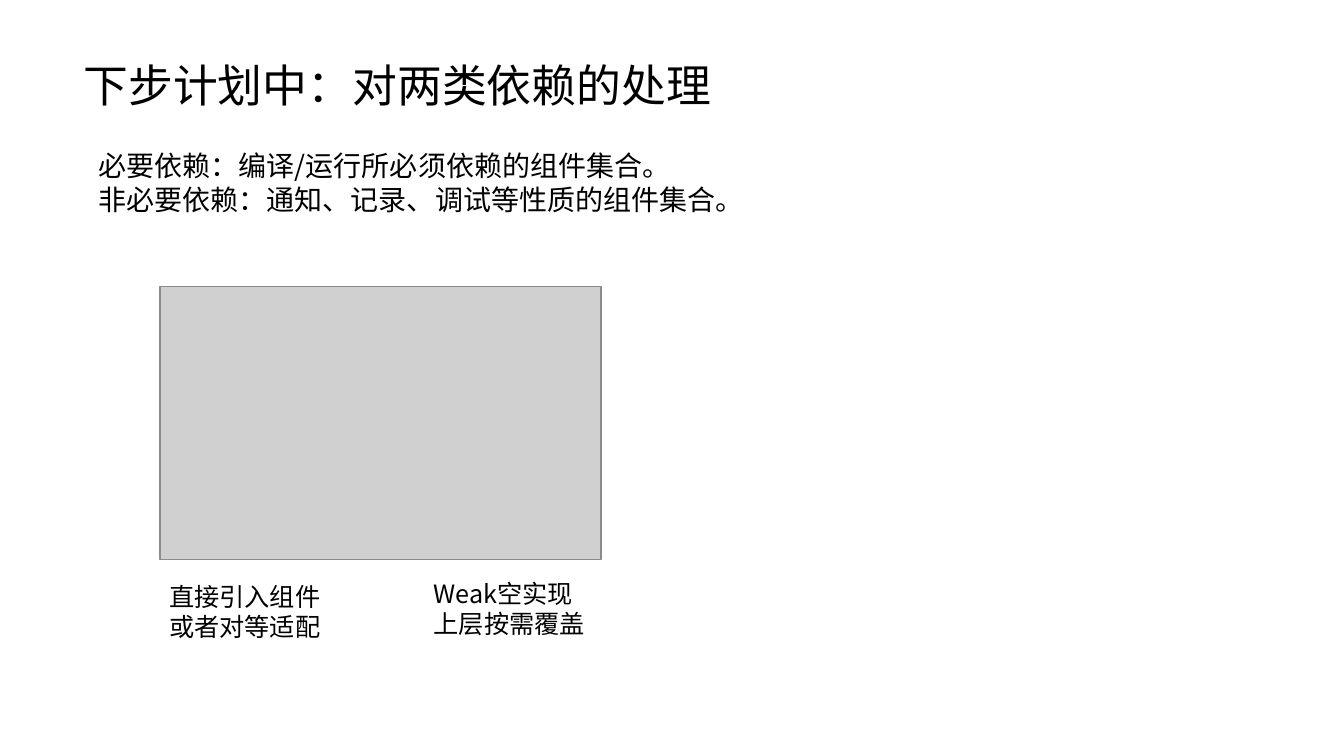
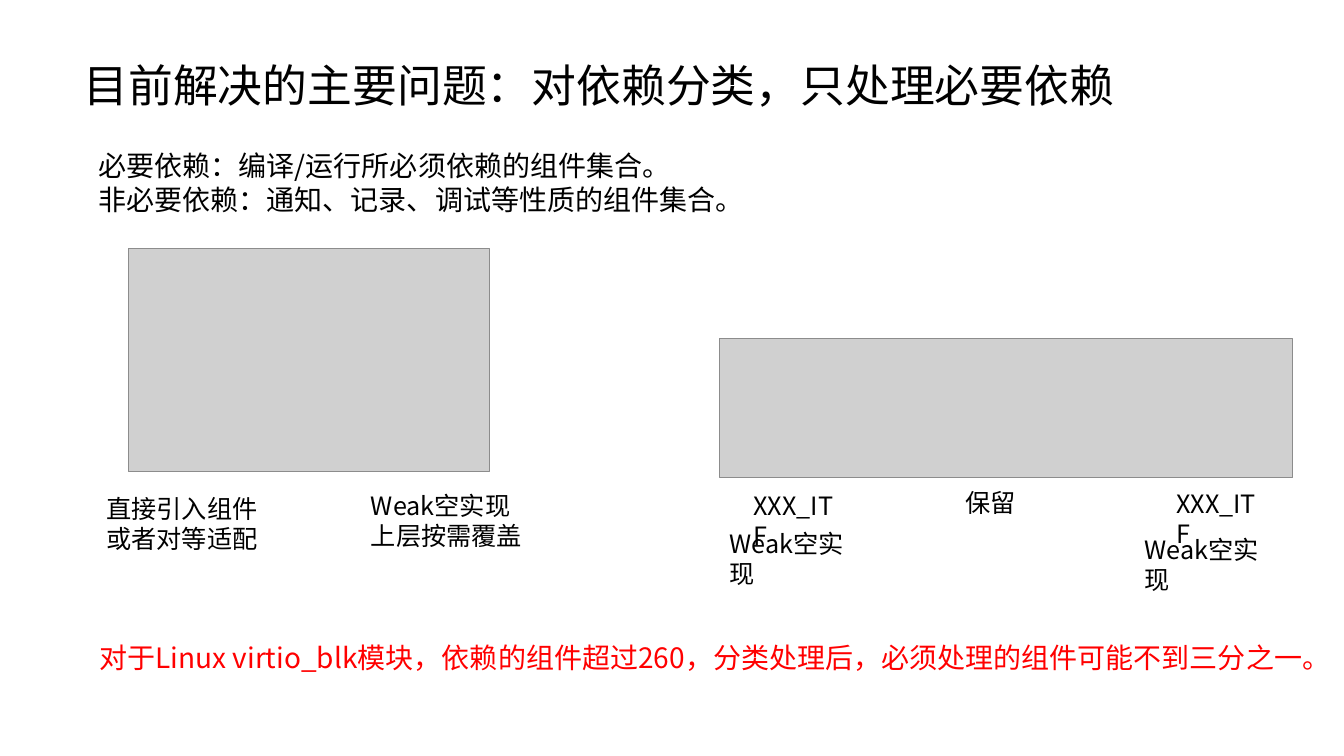
Before and after one commit to lkmodel/doc, a slide deck: slide 84 of 组件化内核工作的设想和当前进展.pptx (slide 80 before the commit). Drawn at 1344x756 pixels with LibreOffice and Linux fonts; fonts in the diff are those of the drawing; grey boxes stand for pictures. Boxes give left, top, right and bottom in pixels: in the first picture for what was removed or moved away, otherwise in the second. Text is boxed around its words. In the diff, an @@ line names an element or a change of style, - is before the commit and + after.

```diff
--- a/组件化内核工作的设想和当前进展.pptx
+++ b/组件化内核工作的设想和当前进展.pptx
@@ text at [83, 64, 1114, 107]: text changed @@
-下步计划中：对两类依赖的处理
+目前解决的主要问题：对依赖分类，只处理必要依赖
@@ picture: place and size @@
-picture at [160, 286, 602, 560]
+picture at [128, 248, 489, 472]
@@ picture added at [720, 339, 1293, 478] @@
@@ text "直接引入组件": place and size @@
-text "直接引入组件" at [169, 585, 320, 638]
+text "直接引入组件" at [106, 497, 257, 550]
@@ text "Weak空实现" rewrapped from [434, 581, 585, 635] to [371, 523, 522, 547] @@
@@ text added at [371, 493, 510, 517], 18 pt, text #000000 @@
+Weak空实现
@@ text added at [753, 496, 833, 519], 18 pt, text #000000 @@
+XXX_ITF
@@ text added at [965, 491, 1015, 514], 18 pt, text #000000 @@
+保留
@@ text added at [1176, 494, 1256, 517], 18 pt, text #000000 @@
+XXX_ITF
@@ text added at [1135, 529, 1294, 570], 18 pt, text #000000 @@
+Weak空实现
@@ text added at [99, 644, 1330, 672], 20 pt, text #FF0000 @@
+对于Linux virtio_blk模块，依赖的组件超过260，分类处理后，必须处理的组件可能不到三分之一。
```
Also in this commit, not shown: 5 slides added, 1 slide removed, 4 other files.
